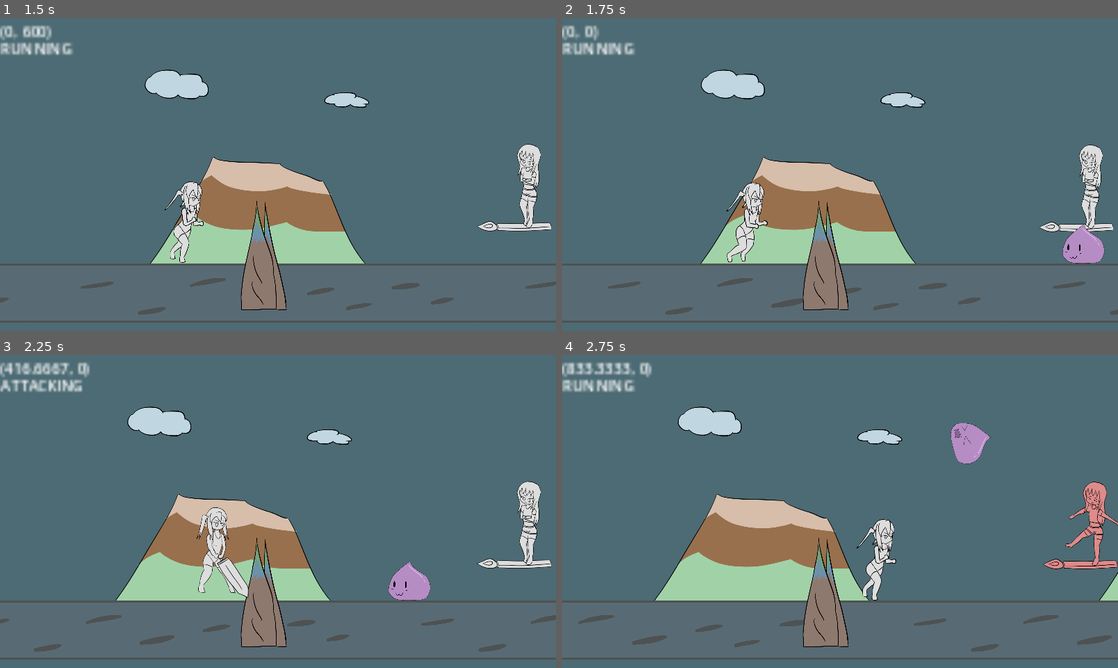
Above: before the commit, frames 1-4 (two rows, left to right).
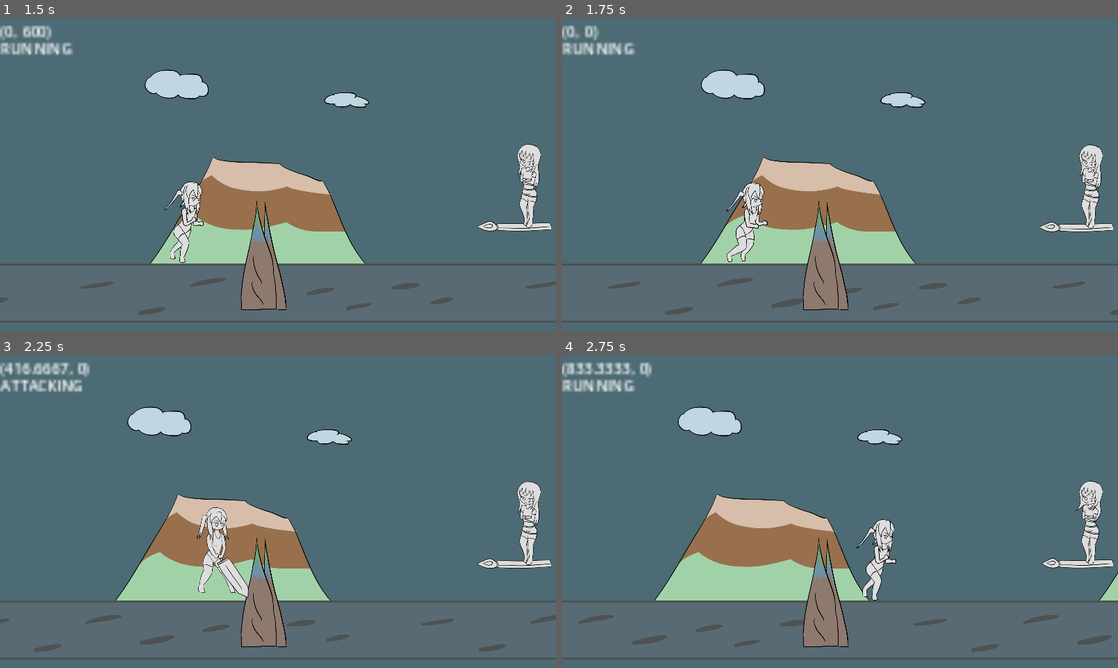
Above: after the commit, the same moments.

Repository: BeatMil/Animurun
Game: Godot game, scene res://scenes/main_menu.tscn
Same seed, same stepped clock (60 frames per second), same inputs: the game is played once before the commit and once after it.
Inputs:
- Up to frame 1 (1.5 s): click "Sound Test" at 0.5 s; click "Start" at 1.25 s
- Up to frame 2 (1.75 s): no input
- Up to frame 3 (2.25 s): hold D (move_right) from 2.03 s (still down); hold L (attack) from 2.03 s (still down)
- Up to frame 4 (2.75 s): keep holding D (move_right); keep holding L (attack); tap Space (jump) at 2.27 s

Frame 1 is identical in both runs. In frame 2, 0.7% of the frame differs, in the area x 90-98%, y 66-79%; in frame 3, 0.7%; in frame 4, 2.1%, in the area x 69-100%, y 21-69%.

Commit message:
Fix phase one bug
It doesn't spawn last index in enemy_spawn_order

Diff:
--- a/scripts/forest.gd
+++ b/scripts/forest.gd
@@ -11,8 +11,8 @@
 # var enemy_spawn_order: Array = [spawn_triple01, spawn_triple02, spawn_triple03, spawn_triple04, spawn_triple05, spawn_five_bombs, spawn_five_ground_bombs, spawn_2rock_1speed, spawn_2rock_1slime, spawn_slime_rocks, spawn_2bomb_rock_slime]
 # var enemy_spawn_order: Array = [spawn_boom_slime_sword]
 # var enemy_spawn_order: Array = [spawn_boom_slime_hand]
-var enemy_spawn_order: Array = [spawn_slime, spawn_bomby]
-# var enemy_spawn_order: Array = []
+# var enemy_spawn_order: Array = [spawn_slime, spawn_bomby]
+var enemy_spawn_order: Array = []
 var order_index: int = 0 # spawner helper
 var is_random_spawn = false
 var rng = RandomNumberGenerator.new()
@@ -56,7 +56,8 @@
 
 
 func spawn_phase_one() -> void:
-	enemy_spawn_order = [spawn_triple01, spawn_triple02, spawn_triple03]
+	enemy_spawn_order = [spawn_triple01, spawn_triple03, spawn_triple02]
+	enemy_order_size = enemy_spawn_order.size()
 
 
 func spawn_slime() -> void:
